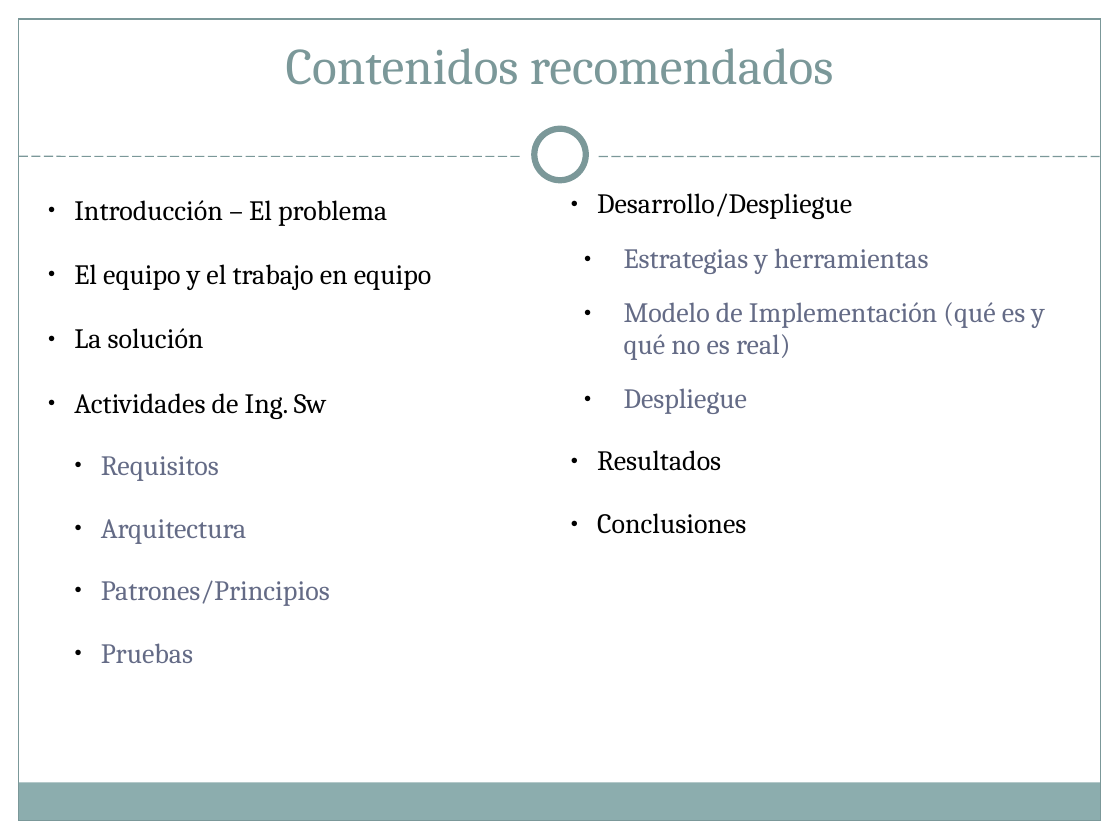
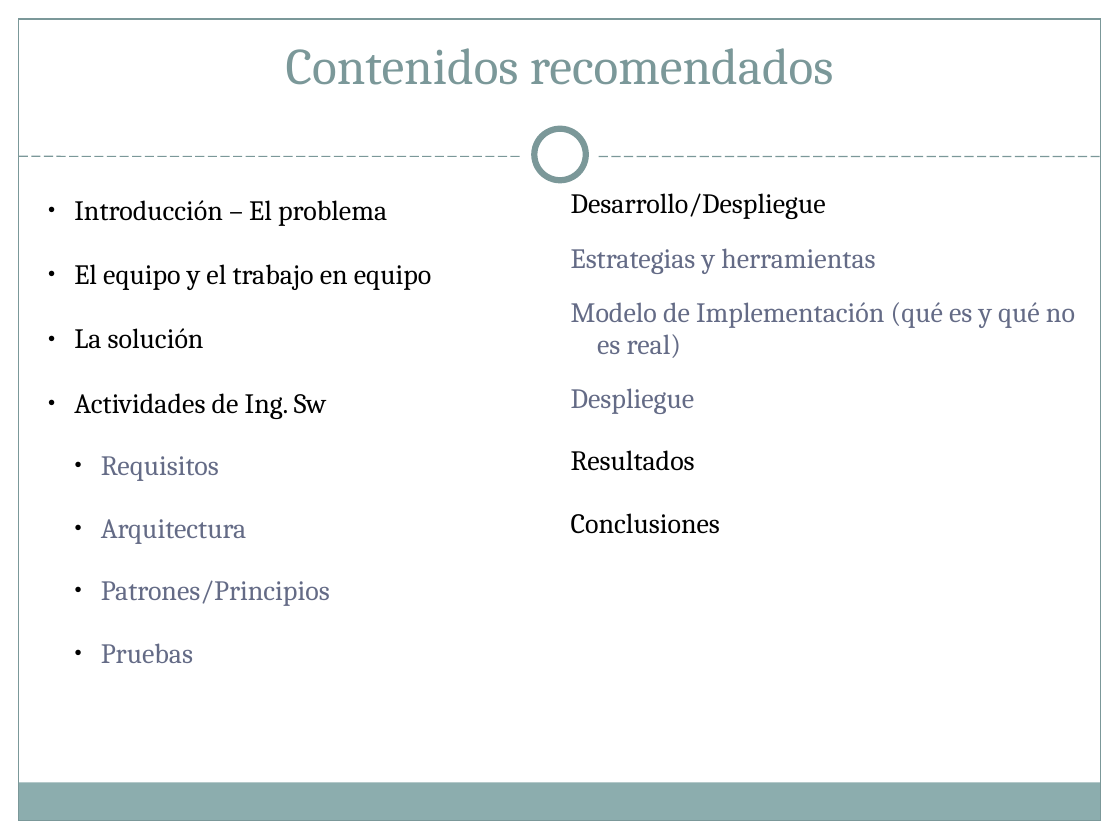
Before and after one commit to ReivajRa/Cooking_Ingenieros, a slide deck: slide 2 of Documentación/Cheap Deal presentacion.ppt. Drawn at 1120x840 pixels with LibreOffice and Linux fonts; fonts in the diff are those of the drawing. Boxes give left, top, right and bottom in pixels: in the first picture for what was removed or moved away, otherwise in the second. Text is boxed around its words. In the diff, an @@ line names an element or a change of style, - is before the commit and + after.

```diff
--- a/Documentación/Cheap Deal presentacion.ppt
+++ b/Documentación/Cheap Deal presentacion.ppt
@@ text "Desarrollo/Despliegue" at [571, 193, 1075, 534]: bullet ● to none @@
```
Also in this commit, not shown: 12 other slides changed, 1 slide added.
